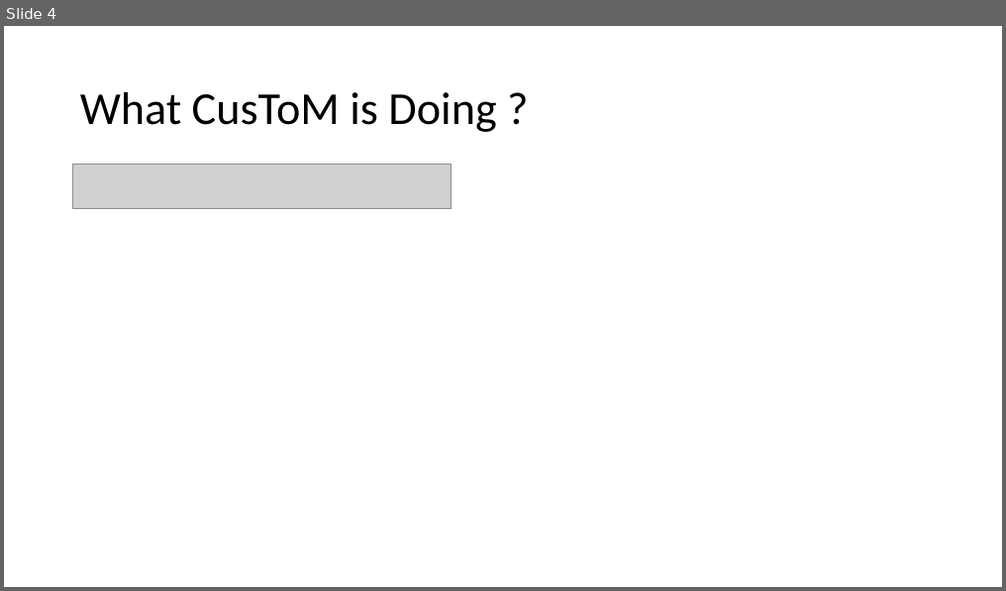
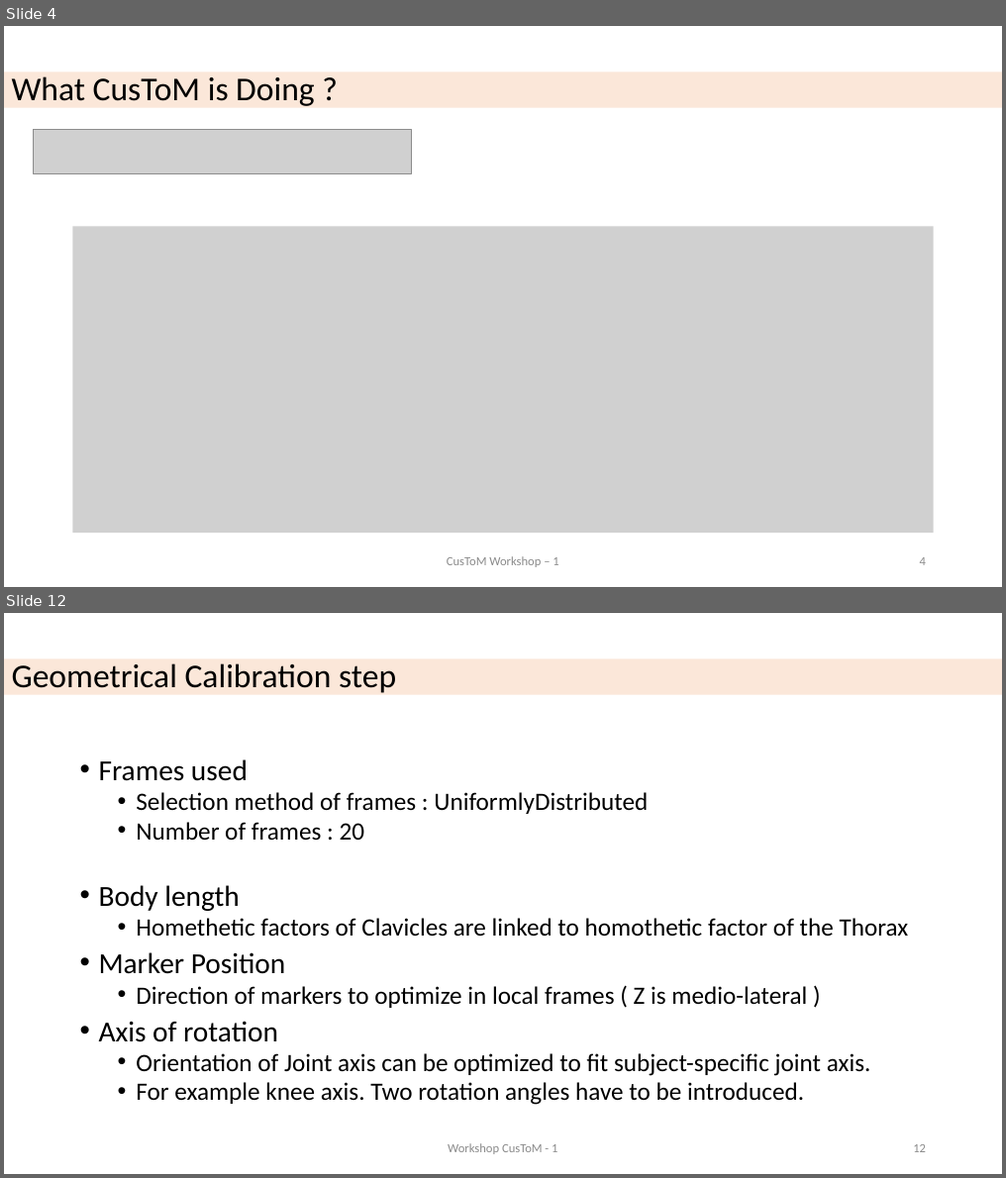
Before and after one commit to cpontonn/CusToM-Workshop, a slide deck: 1_KINEMATICS_AND_GEOMETRICAL_CALIBRATION.pptx. Shown one above the other, each under a label of ours: slide 4 before the commit, slides 4 and 12 after it; the slides between them are not shown. The pictures are 1006x591 and 1006x1178 pixels, drawn with LibreOffice and Linux fonts; fonts in the diff are those of the drawing; grey boxes stand for pictures. Boxes give left, top, right and bottom in pixels: in the first picture for what was removed or moved away, otherwise in the second. Text is boxed around its words. In the diff, an @@ line names an element or a change of style, - is before the commit and + after.

```diff
--- a/1_KINEMATICS_AND_GEOMETRICAL_CALIBRATION.pptx
+++ b/1_KINEMATICS_AND_GEOMETRICAL_CALIBRATION.pptx
@@ slide 12 added at (4, 613, 1002, 1174), background #FFFFFF @@
@@ title added at (4, 659, 1002, 694), fill #ED7D31 at 18% opacity, 32 pt, text #000000 @@
+Geometrical Calibration step
@@ text added at (99, 760, 909, 1105), 24 pt, text #000000 @@
+• Frames used
+  • Selection method of frames : UniformlyDistributed
+  • Number of frames : 20
+• Body length
+  • Homethetic factors of Clavicles are linked to homothetic factor of the Thorax
+• Marker Position
+  • Direction of markers to optimize in local frames ( Z is medio-lateral )
+• Axis of rotation
+  • Orientation of Joint axis can be optimized to fit subject-specific joint axis.
+  • For example knee axis. Two rotation angles have to be introduced.
@@ text added at (448, 1144, 557, 1155), 12 pt, text #8C8C8C @@
+Workshop CusToM - 1
@@ page number added at (913, 1145, 926, 1153), 12 pt, text #8C8C8C @@
+12
@@ slide 4 changed as well @@
@@ title "What CusToM is Doing ?": place and size @@
-title "What CusToM is Doing ?" at (80, 92, 496, 132)
+title "What CusToM is Doing ?" at (4, 72, 1002, 107)
@@ title "What CusToM is Doing ?" at (4, 72, 1002, 107): size 44 to 32 pt; fill none to #ED7D31 at 18% opacity @@
@@ picture: place and size @@
-picture at (73, 165, 450, 209)
+picture at (33, 129, 411, 174)
@@ picture added at (73, 227, 934, 534) @@
@@ text added at (447, 557, 558, 568), 12 pt, text #8C8C8C @@
+CusToM Workshop – 1
@@ page number added at (920, 558, 926, 566), 12 pt, text #8C8C8C @@
+4
```
Also in this commit, not shown: 4 other slides changed, 14 other slides added, 5 slides removed, 57 other files.
